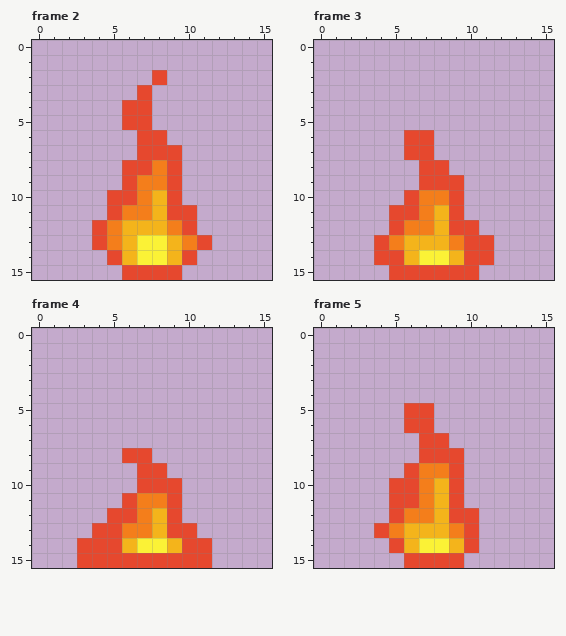
Edited in one commit: pixel-art file (Assets/Original/fireDemon.aseprite). Above, as it was before the edit.
16x16 pixels, 10 frames. Shown: frame 2, frame 3, frame 4, frame 5. The commit also changed other frames, which this record leaves out.
The result:
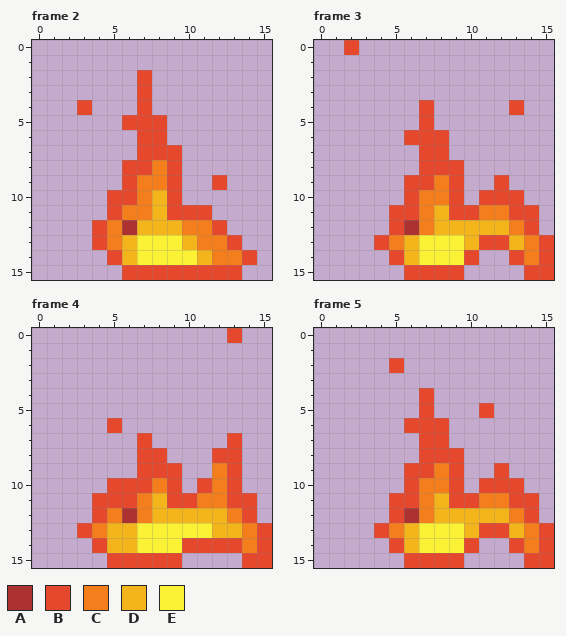
Palette (. is transparent): A #ac3232  B #e6482e  C #f47e1b  D #f4b41b  E #fbf236
Change:
layer "move" now shown
layer "jump" now hidden
Frame 2:
y 2: x 7..8 .B -> B.
y 4: x 3 . -> B; x 6 B -> .
y 5: x 8 . -> B
y 9: x 12 . -> B
y 11: x 11 . -> B
y 12: x 6 D -> A; x 9..12 CB.. -> DCCB
y 13: x 9..13 DCB.. -> EDCCB
y 14: x 9..14 DB.... -> EEDCCB
y 15: x 10..13 .... -> BBBB
Frame 3:
y 0: x 2 . -> B
y 4: x 7 . -> B; x 13 . -> B
y 5: x 7 . -> B
y 6: x 8 . -> B
y 7: x 6 B -> .; x 8 . -> B
y 8: x 9 . -> B
y 9: x 6 . -> B; x 8 B -> C; x 12 . -> B
y 10: x 11..13 ... -> BBB
y 11: x 10..14 ..... -> BCCBB
y 12: x 6 C -> A; x 9..14 BB.... -> DDDDCB
y 13: x 7..10 DDCB -> EEED; x 12..15 .... -> BDCB
y 14: x 4 B -> .; x 9 D -> E; x 11 B -> .; x 13..15 ... -> BCB
y 15: x 5 B -> .; x 10 B -> .; x 14..15 .. -> BB
Frame 4:
y 0: x 13 . -> B
y 6: x 5 . -> B
y 7: x 7 . -> B; x 13 . -> B
y 8: x 6 B -> .; x 8 . -> B; x 12..13 .. -> BB
y 9: x 9 . -> B; x 12..13 .. -> CB
y 10: x 5..6 .. -> BB; x 8 B -> C; x 11..13 ... -> BCB
y 11: x 4..5 .. -> BB; x 8 C -> D; x 10..14 ..... -> BCCBB
y 12: x 4..6 .BB -> BCA; x 9..14 B..... -> DDDDCB
y 13: x 3..15 .BBCCDBB..... -> BCDDEEEEEDDCB
y 14: x 3 B -> .; x 5 B -> D; x 9 D -> E; x 12..15 .... -> BBCB
y 15: x 3..4 BB -> ..; x 10..11 BB -> ..; x 14..15 .. -> BB
Frame 5:
y 2: x 5 . -> B
y 4: x 7 . -> B
y 5: x 6 B -> .; x 11 . -> B
y 6: x 8 . -> B
y 9: x 7 C -> B; x 12 . -> B
y 10: x 5 B -> .; x 8 D -> C; x 11..13 ... -> BBB
y 11: x 10..14 ..... -> BCCBB
y 12: x 6 C -> A; x 9..14 BB.... -> DDDDCB
y 13: x 7..15 DDCB..... -> EEEDBBDCB
y 14: x 9 D -> E; x 13..15 ... -> BCB
y 15: x 14..15 .. -> BB
